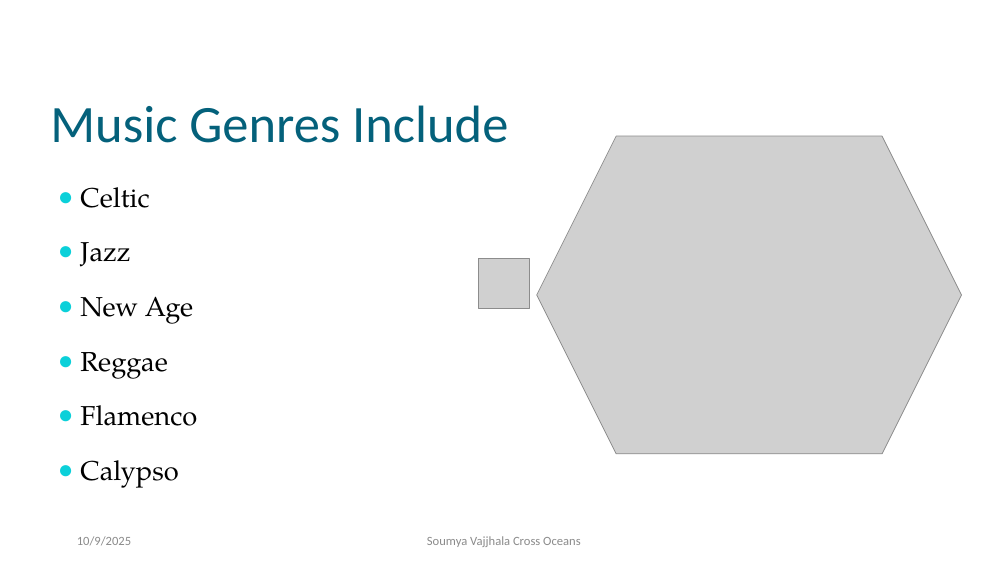
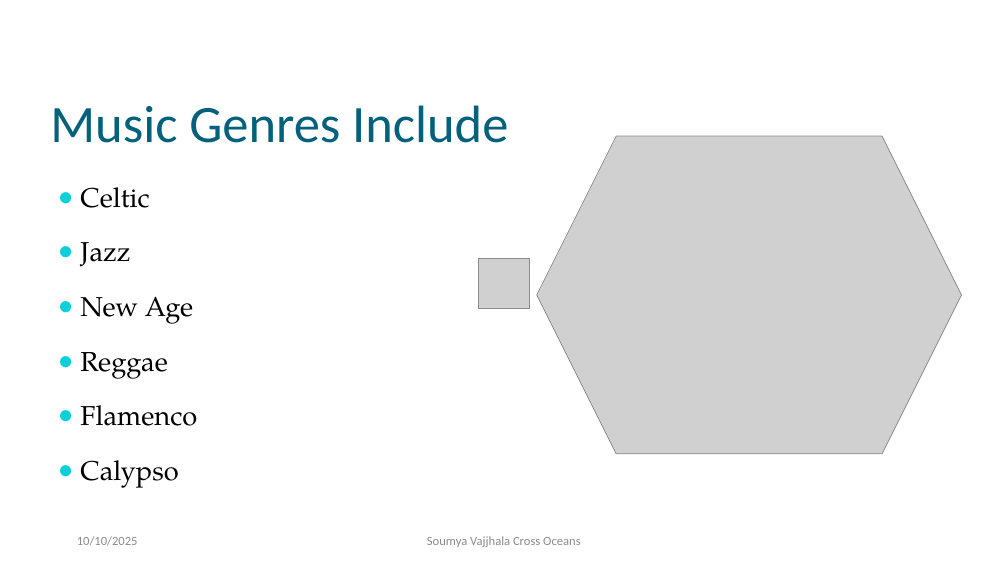
Before and after one commit to soumyavajjhala/soumyavajjhala.github.io, a slide deck: slide 5 of Desktop Publishing & Presentation Graphics Applications/Applying Advanced Graphic Techniques and Inserting Audio and Video/Cross Oceans.pptx. Drawn at 1008x567 pixels with LibreOffice and Linux fonts; fonts in the diff are those of the drawing; grey boxes stand for pictures. Boxes give left, top, right and bottom in pixels: in the first picture for what was removed or moved away, otherwise in the second. Text is boxed around its words. In the diff, an @@ line names an element or a change of style, - is before the commit and + after.

```diff
--- a/Desktop Publishing & Presentation Graphics Applications/Applying Advanced Graphic Techniques and Inserting Audio and Video/Cross Oceans.pptx
+++ b/Desktop Publishing & Presentation Graphics Applications/Applying Advanced Graphic Techniques and Inserting Audio and Video/Cross Oceans.pptx
@@ text at [77, 536, 138, 546]: text changed @@
-10/9/2025
+10/10/2025
```
Also in this commit, not shown: 5 other slides changed, 39 other files.
